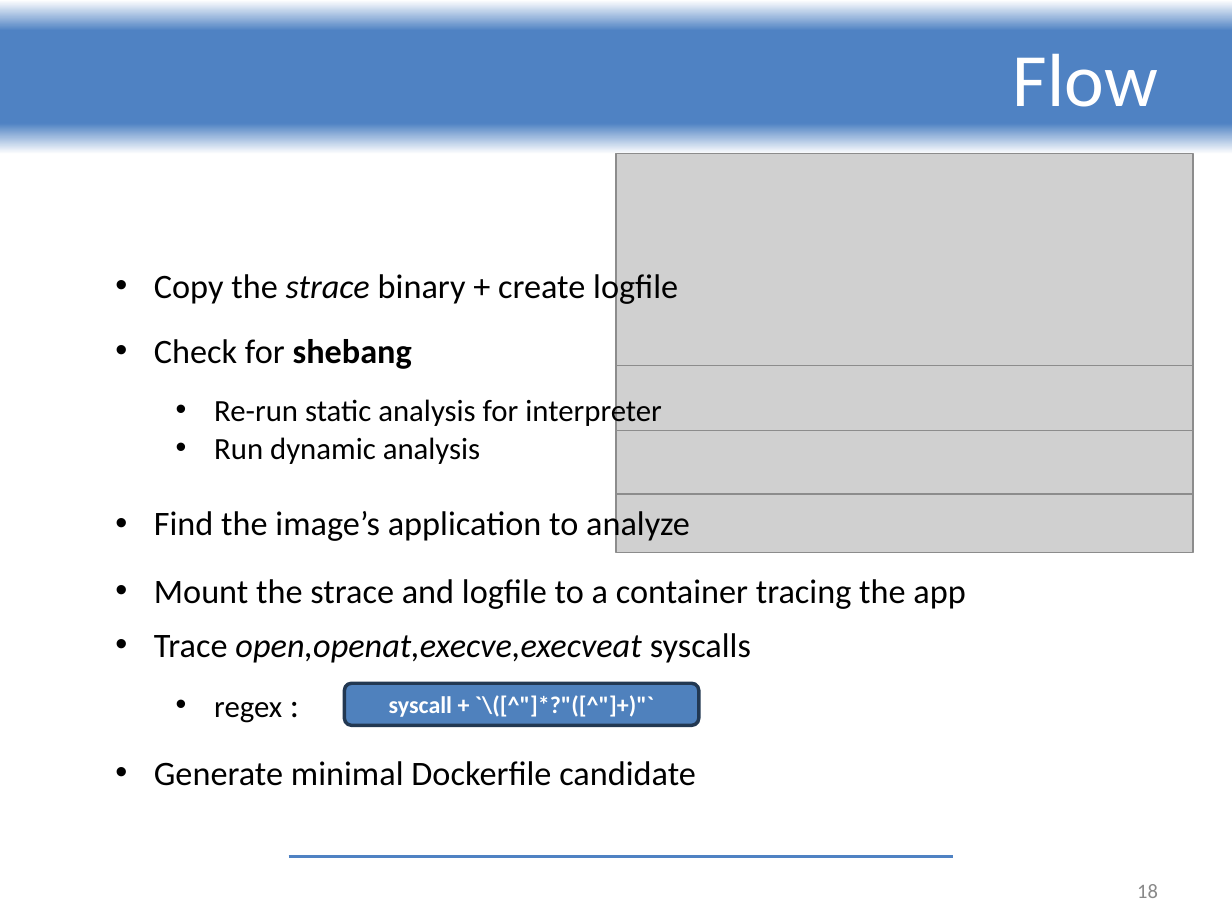
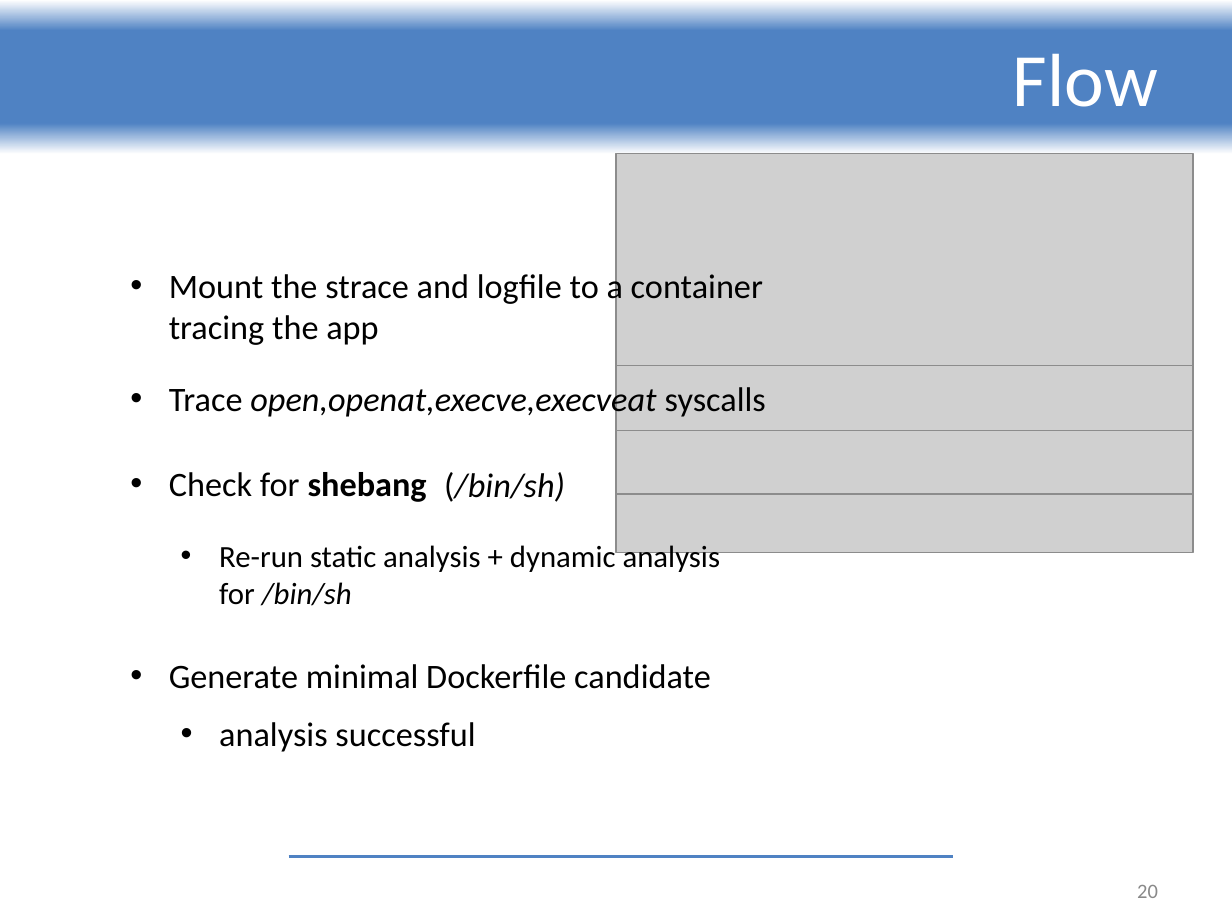
Before and after one commit to ReGeLePuMa/diploma, a slide deck: slide 20 of thesis/Diploma 2024-2025 - PETREA Andrei.pptx (slide 18 before the commit). Drawn at 1232x924 pixels with LibreOffice and Linux fonts; fonts in the diff are those of the drawing; grey boxes stand for pictures; background and template pictures are left out. Boxes give left, top, right and bottom in pixels: in the first picture for what was removed or moved away, otherwise in the second. Text is boxed around its words. In the diff, an @@ line names an element or a change of style, - is before the commit and + after.

Commit message:
Update final presentation

```diff
--- a/thesis/Diploma 2024-2025 - PETREA Andrei.pptx
+++ b/thesis/Diploma 2024-2025 - PETREA Andrei.pptx
@@ text "Mount the strace and logfile ..." rewrapped from (154, 579, 965, 609) to (169, 270, 763, 345) @@
@@ text removed at (154, 270, 678, 307) @@
-• Copy the strace binary + create logfile
@@ text "Trace open,openat,execve,execveat syscalls" rewrapped from (154, 633, 751, 663) to (169, 383, 766, 420) @@
@@ text removed at (214, 437, 480, 464) @@
-• Run dynamic analysis
@@ text "Check for shebang": place and size @@
-text "Check for shebang" at (154, 339, 412, 369)
+text "Check for shebang" at (169, 472, 427, 502)
@@ text added at (444, 472, 565, 502), 20 pt, text #000000, italic @@
+(/bin/sh)
@@ text removed at (154, 507, 690, 544) @@
-• Find the image’s application to analyze
@@ text at (219, 541, 721, 606): text changed @@
-• Re-run static analysis for interpreter
+• Re-run static analysis + dynamic analysis for /bin/sh
@@ text "Generate minimal Dockerfile candidate": place and size @@
-text "Generate minimal Dockerfile candidate" at (154, 761, 696, 786)
+text "Generate minimal Dockerfile candidate" at (169, 664, 711, 689)
@@ rounded rectangle removed at (345, 684, 700, 726) @@
-syscall + `\([^"]*?"([^"]+)"`
@@ text removed at (214, 702, 282, 723) @@
-• regex :
@@ text added at (219, 722, 475, 752), 20 pt, text #000000 @@
+• analysis successful
@@ page number at (1137, 885, 1158, 898): text changed @@
-18
+20
```
Also in this commit, not shown: 4 other slides changed, 5 slides removed.
